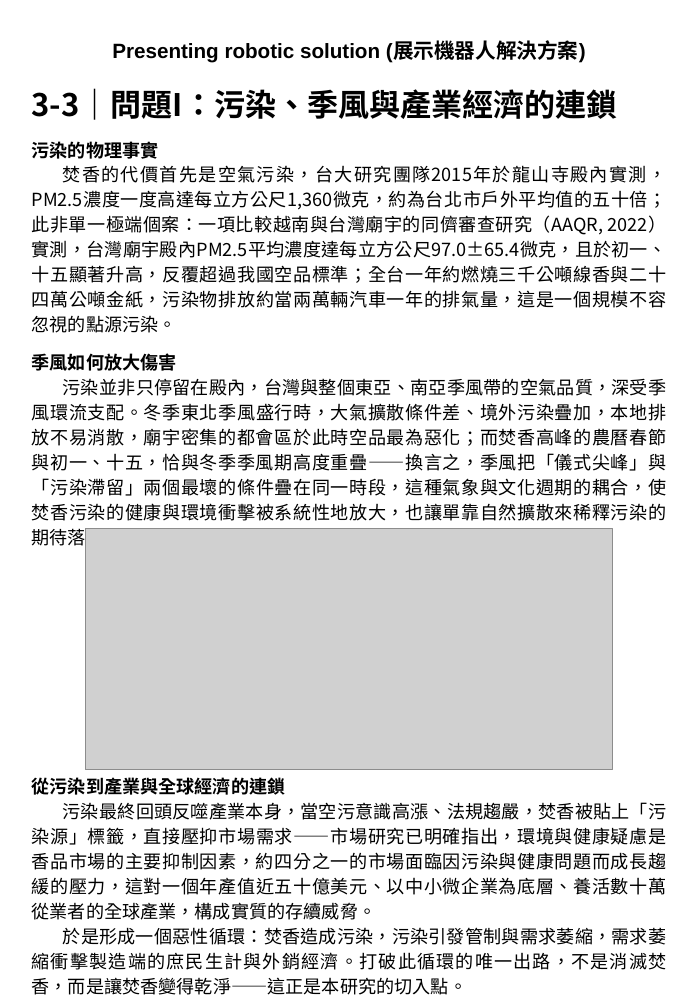
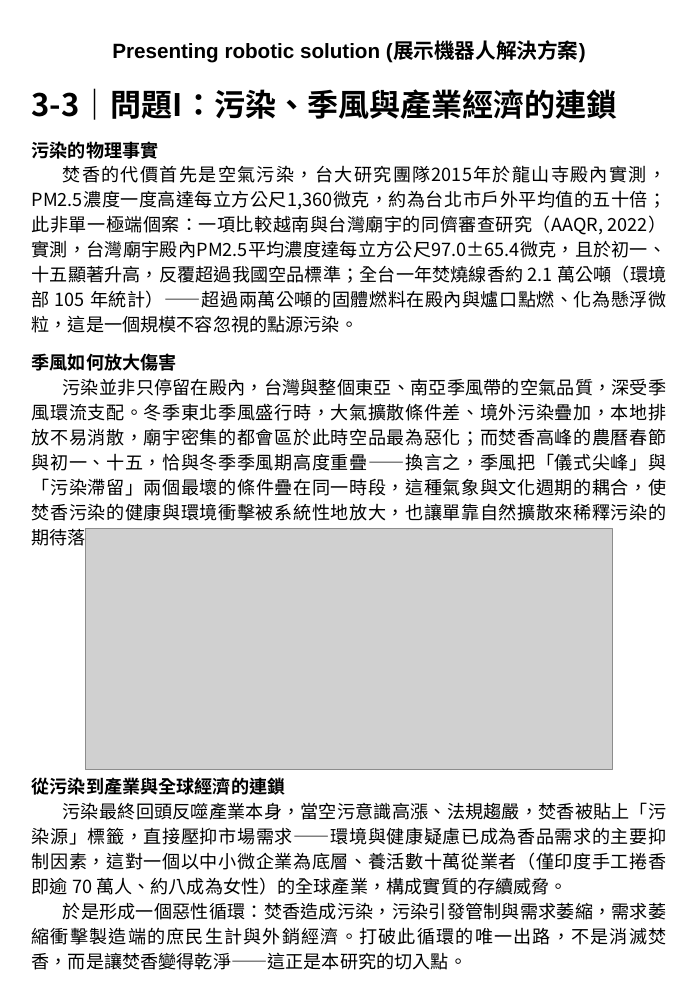
Before and after one commit to feihong9487/WRO2026, a slide deck: slide 7 of 簡報/未來新創家＿高中職組_v2.pptx. Drawn at 698x1008 pixels with LibreOffice and Linux fonts; fonts in the diff are those of the drawing; grey boxes stand for pictures. Boxes give left, top, right and bottom in pixels: in the first picture for what was removed or moved away, otherwise in the second. Text is boxed around its words. In the diff, an @@ line names an element or a change of style, - is before the commit and + after.

```diff
--- a/簡報/未來新創家＿高中職組_v2.pptx
+++ b/簡報/未來新創家＿高中職組_v2.pptx
@@ text at <box>32,165,667,333</box>: text changed @@
-焚香的代價首先是空氣污染，台大研究團隊2015年於龍山寺殿內實測，PM2.5濃度一度高達每立方公尺1,360微克，約為台北市戶外平均值的五十倍；此非單一極端個案：一項比較越南與台灣廟宇的同儕審查研究（AAQR, 2022）實測，台灣廟宇殿內PM2.5平均濃度達每立方公尺97.0±65.4微克，且於初一、十五顯著升高，反覆超過我國空品標準；全台一年約燃燒三千公噸線香與二十四萬公噸金紙，污染物排放約當兩萬輛汽車一年的排氣量，這是一個規模不容忽視的點源污染。
+焚香的代價首先是空氣污染，台大研究團隊2015年於龍山寺殿內實測，PM2.5濃度一度高達每立方公尺1,360微克，約為台北市戶外平均值的五十倍；此非單一極端個案：一項比較越南與台灣廟宇的同儕審查研究（AAQR, 2022）實測，台灣廟宇殿內PM2.5平均濃度達每立方公尺97.0±65.4微克，且於初一、十五顯著升高，反覆超過我國空品標準；全台一年焚燒線香約 2.1 萬公噸（環境部 105 年統計）——超過兩萬公噸的固體燃料在殿內與爐口點燃、化為懸浮微粒，這是一個規模不容忽視的點源污染。
@@ text at <box>32,802,667,895</box>: text changed @@
-污染最終回頭反噬產業本身，當空污意識高漲、法規趨嚴，焚香被貼上「污染源」標籤，直接壓抑市場需求——市場研究已明確指出，環境與健康疑慮是香品市場的主要抑制因素，約四分之一的市場面臨因污染與健康問題而成長趨緩的壓力，這對一個年產值近五十億美元、以中小微企業為底層、養活數十萬從業者的全球產業，構成實質的存續威脅。
+污染最終回頭反噬產業本身，當空污意識高漲、法規趨嚴，焚香被貼上「污染源」標籤，直接壓抑市場需求——環境與健康疑慮已成為香品需求的主要抑制因素，這對一個以中小微企業為底層、養活數十萬從業者（僅印度手工捲香即逾 70 萬人、約八成為女性）的全球產業，構成實質的存續威脅。
```
Also in this commit, not shown: 4 other slides changed, 9 other files.
